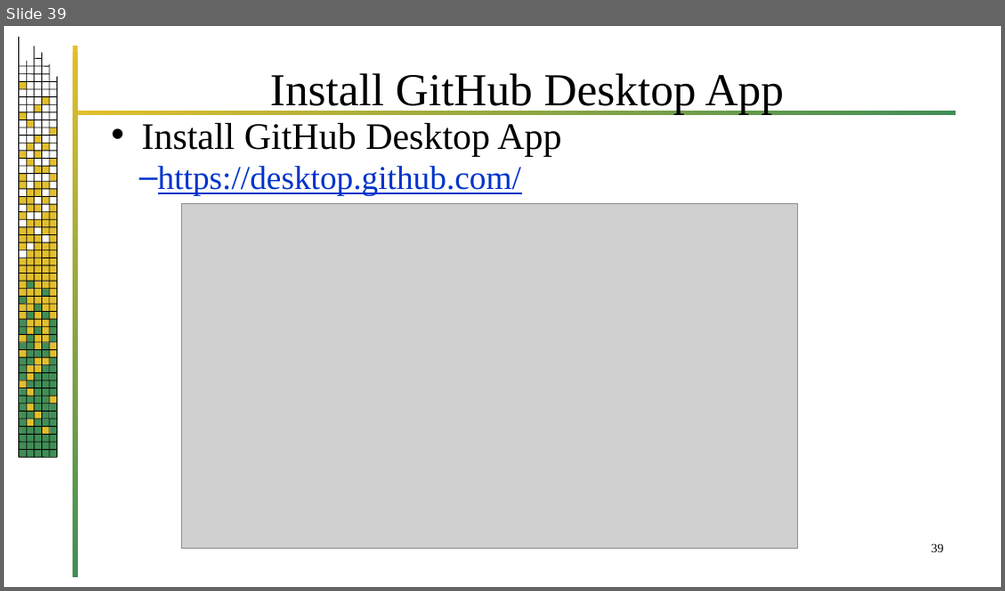
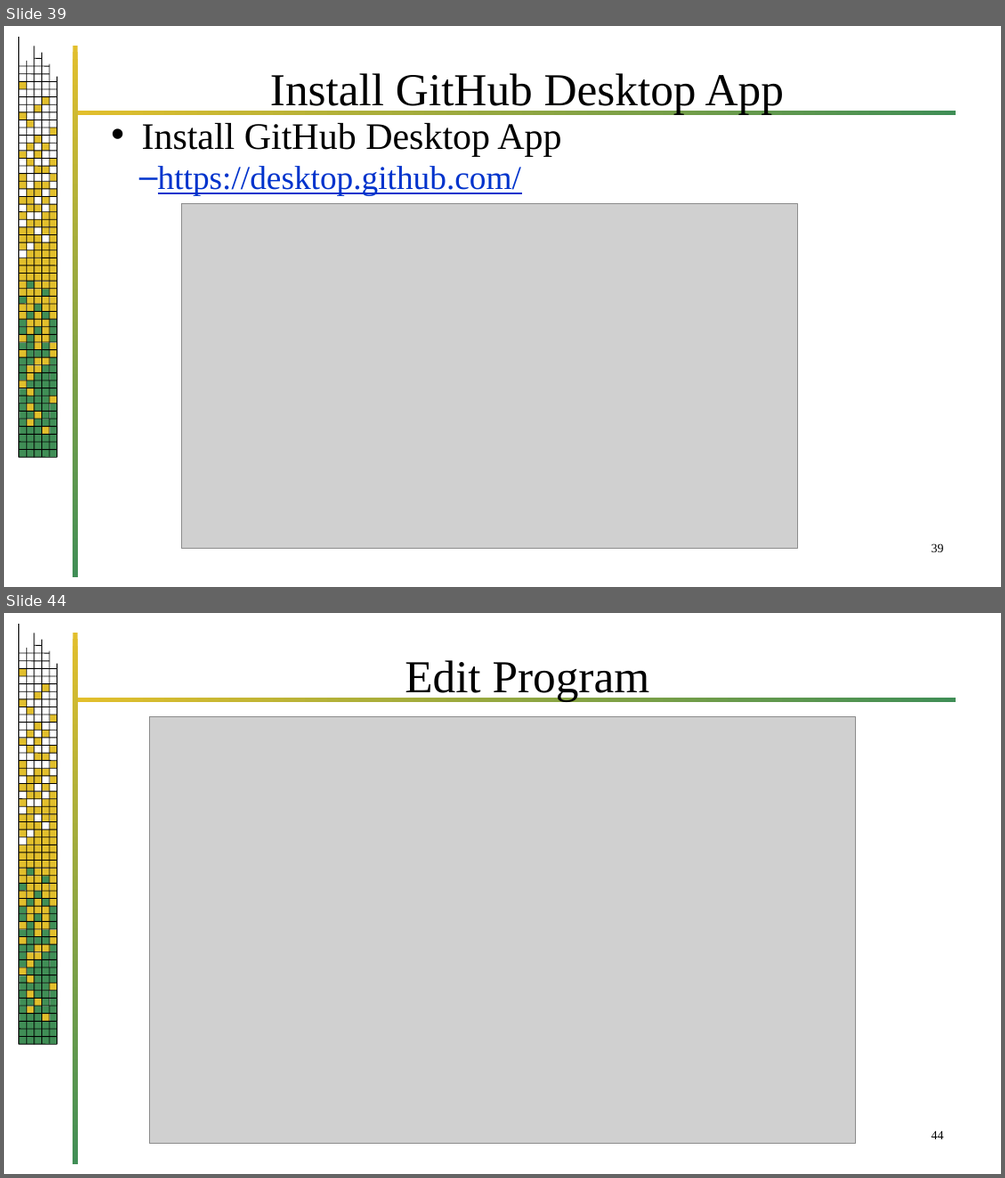
Before and after one commit to jrb28/git, a slide deck: 26bGit.pptx. Shown one above the other, each under a label of ours: slide 39 before the commit, slides 39 and 44 after it; the slides between them are not shown. The pictures are 1005x591 and 1005x1178 pixels, drawn with LibreOffice and Linux fonts; fonts in the diff are those of the drawing; grey boxes stand for pictures; background and template pictures are left out. Boxes give left, top, right and bottom in pixels: in the first picture for what was removed or moved away, otherwise in the second. Text is boxed around its words. In the diff, an @@ line names an element or a change of style, - is before the commit and + after.

```diff
--- a/26bGit.pptx
+++ b/26bGit.pptx
@@ slide 44 added at [4, 613, 1001, 1174], background #FFFFFF; not listed: 220 template elements that a slide beside it also shows @@
@@ title added at [404, 660, 650, 701], 44 pt, text #000000 @@
+Edit Program
@@ picture added at [150, 716, 856, 1143] @@
@@ page number added at [931, 1130, 944, 1139], 12 pt, text #000000 @@
+44
```
Also in this commit, not shown: 12 slides changed, 14 other slides added.
